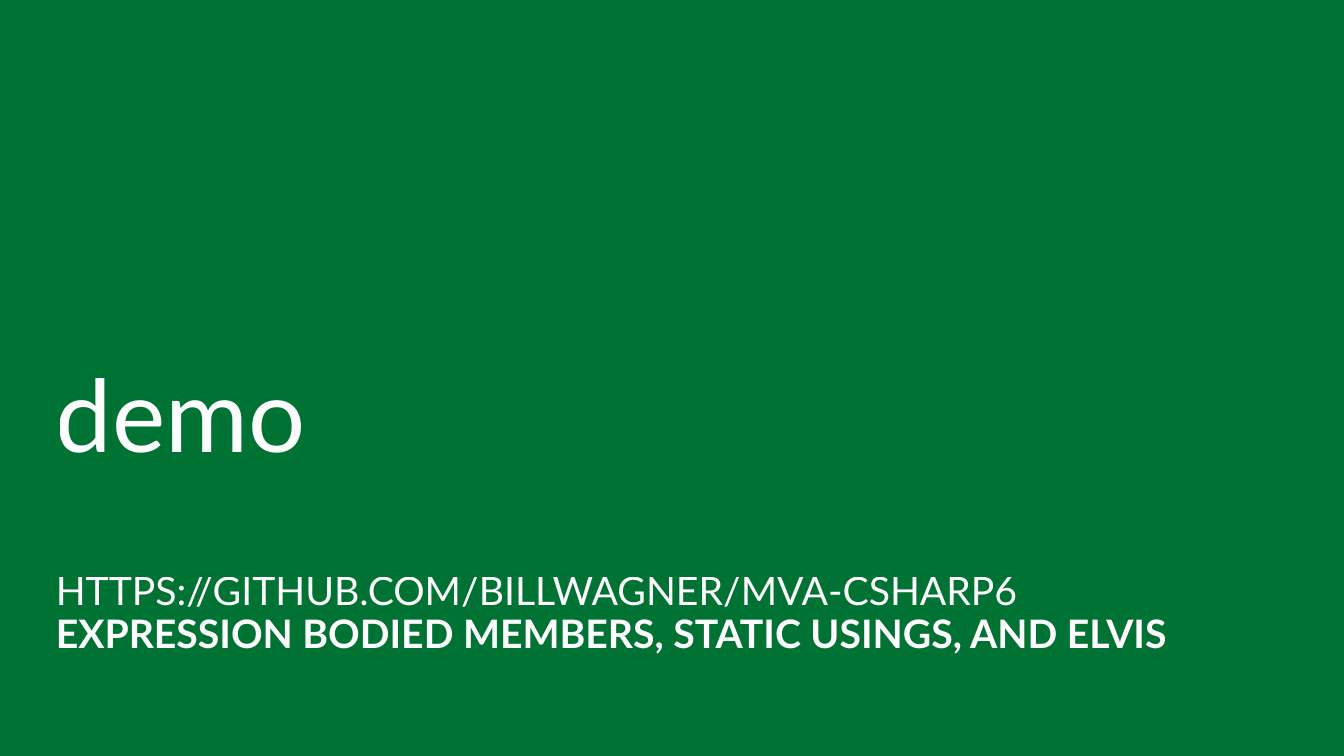
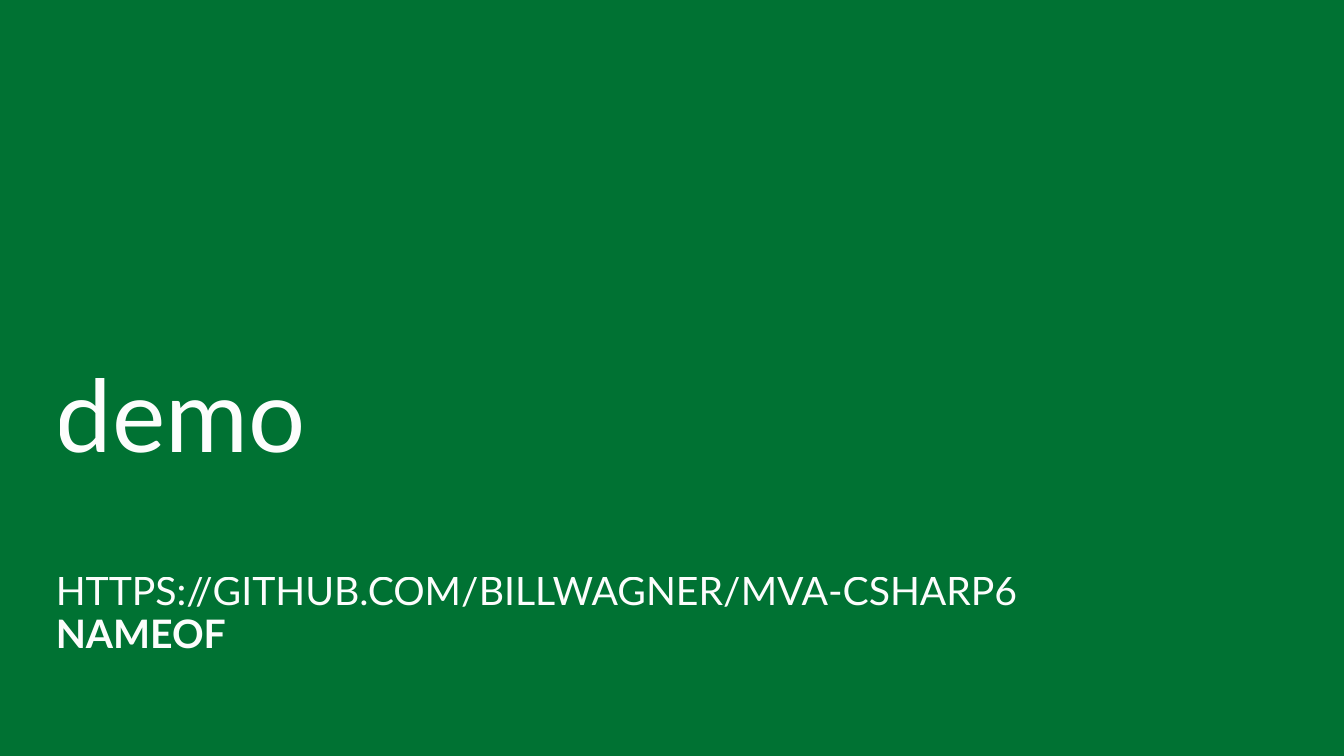
Before and after one commit to BillWagner/MVA-CSharp6, a slide deck: slide 10 of Slides/MVA-What'sNewC#6-Module3.pptx (slide 8 before the commit). Drawn at 1344x756 pixels with LibreOffice and Linux fonts; fonts in the diff are those of the drawing. Boxes give left, top, right and bottom in pixels: in the first picture for what was removed or moved away, otherwise in the second. Text is boxed around its words. In the diff, an @@ line names an element or a change of style, - is before the commit and + after.

```diff
--- a/Slides/MVA-What'sNewC#6-Module3.pptx
+++ b/Slides/MVA-What'sNewC#6-Module3.pptx
@@ subtitle at (x1=56, y1=619, x2=226, y2=649): text changed @@
-EXPRESSION BODIED MEMBERS, STATIC USINGS, AND ELVIS
+NAMEOF
```
Also in this commit, not shown: 1 other slide changed, 5 slides added, 1 other file.
